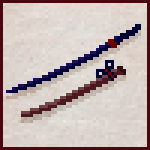
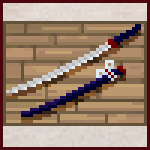
Revision of a layered w=150, h=150 image; what changed, layer by layer:
painted on "Layer 9" over [6, 42, 111, 93]
painted on "Layer 10" over [21, 60, 126, 117]
added layer "Layer 11" above "background" over [3, 21, 147, 126]
